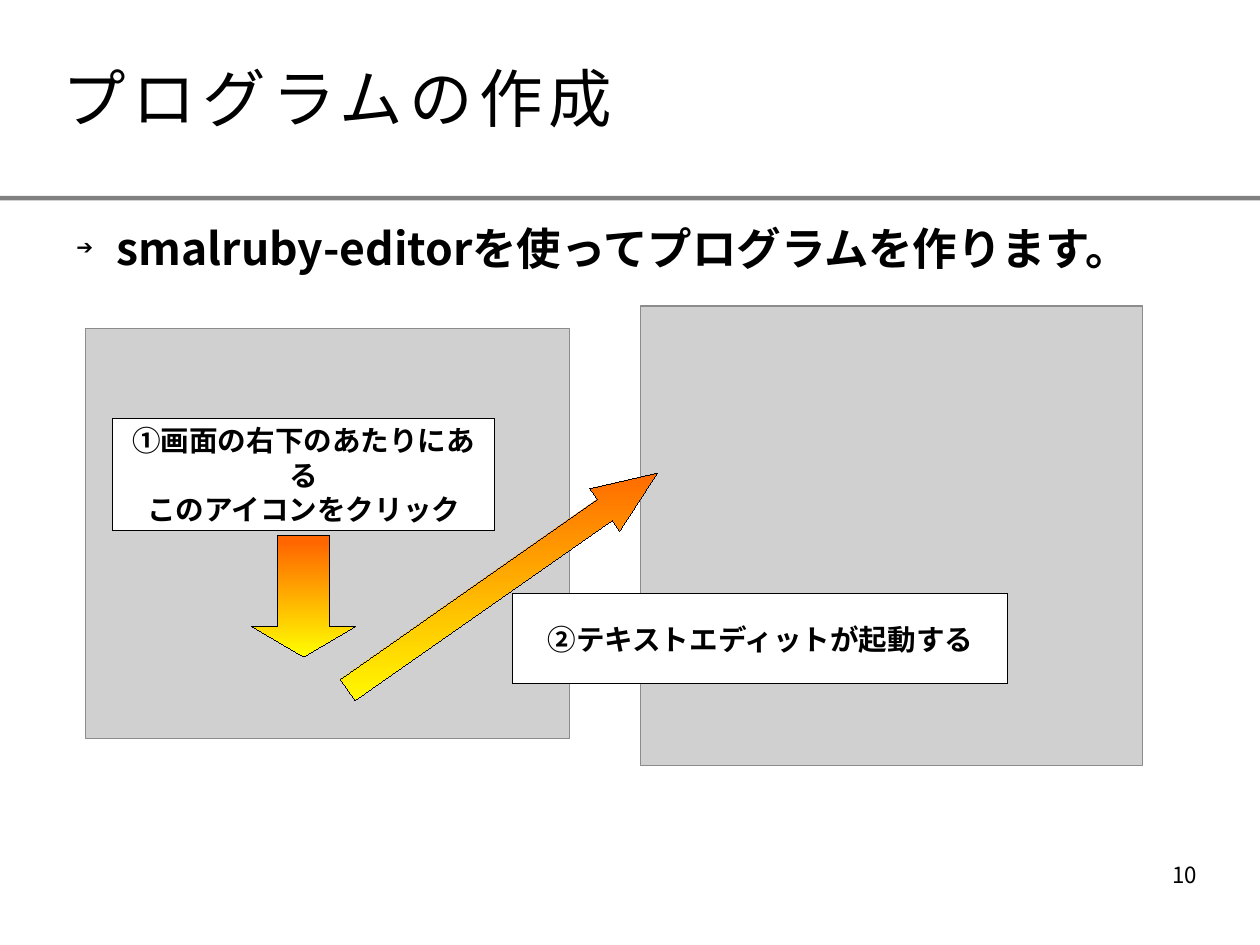
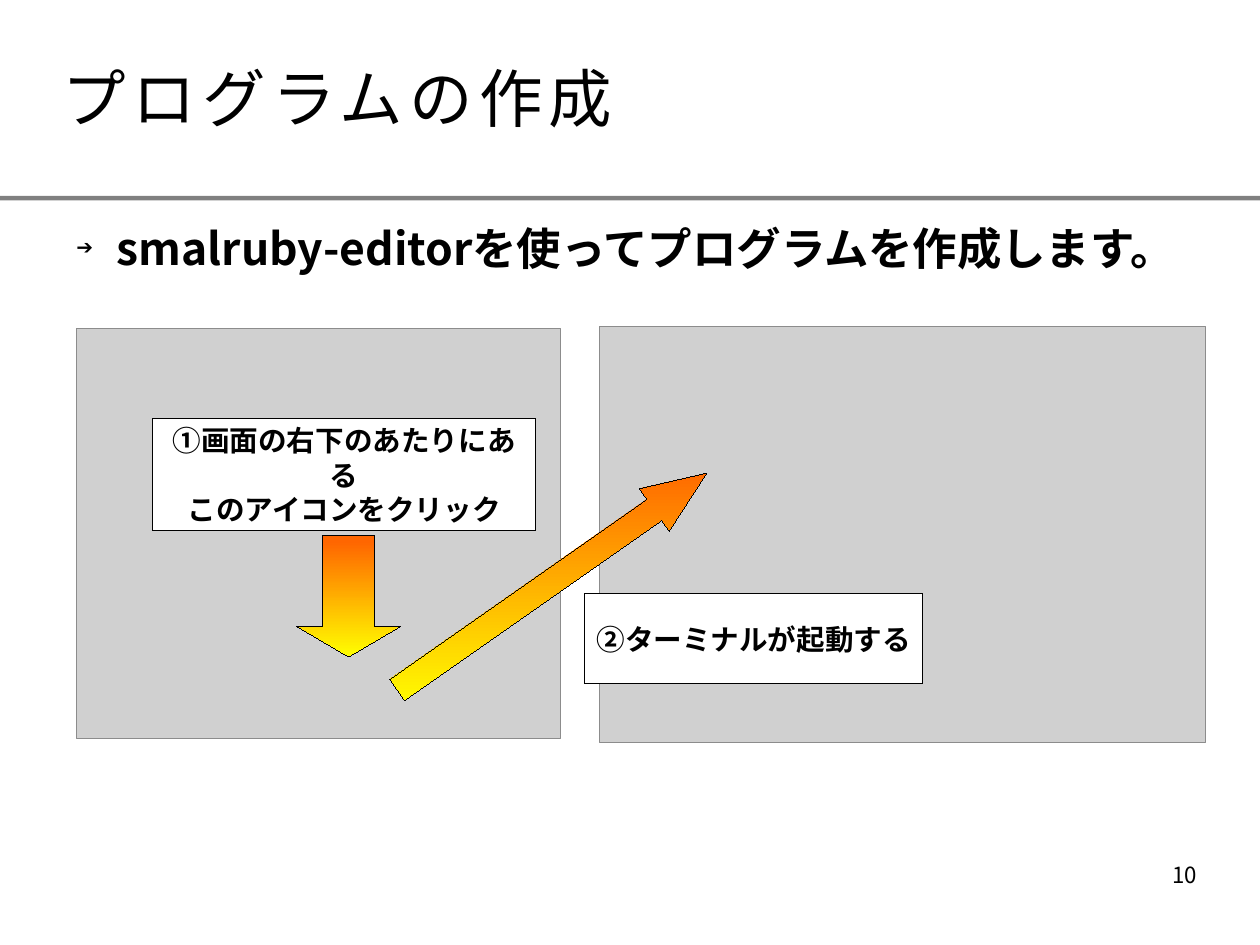
Before and after one commit to smalruby/ruby-school-mjh, a slide deck: slide 10 of mac/2014/doc/text.odp. Drawn at 1260x945 pixels with LibreOffice and Linux fonts; fonts in the diff are those of the drawing; grey boxes stand for pictures; background and template pictures are left out. Boxes give left, top, right and bottom in pixels: in the first picture for what was removed or moved away, otherwise in the second. Text is boxed around its words. In the diff, an @@ line names an element or a change of style, - is before the commit and + after.

Commit message:
テキストを更新

```diff
--- a/mac/2014/doc/text.odp
+++ b/mac/2014/doc/text.odp
@@ text at bbox=[117, 226, 1175, 275]: text changed @@
-➔ smalruby-editorを使ってプログラムを作ります。
+➔ smalruby-editorを使ってプログラムを作成します。
@@ picture: place and size @@
-picture at bbox=[86, 328, 571, 739]
+picture at bbox=[77, 328, 561, 739]
@@ picture: place and size @@
-picture at bbox=[641, 306, 1143, 766]
+picture at bbox=[599, 327, 1206, 743]
@@ rectangle "①画面の右下のあたりにある": place and size @@
-rectangle "①画面の右下のあたりにある" at bbox=[112, 418, 495, 531]
+rectangle "①画面の右下のあたりにある" at bbox=[153, 418, 536, 531]
@@ down arrow: place and size @@
-down arrow at bbox=[333, 452, 672, 711]
+down arrow at bbox=[382, 452, 721, 711]
@@ down arrow: place and size @@
-down arrow at bbox=[252, 536, 356, 657]
+down arrow at bbox=[297, 535, 401, 656]
@@ rectangle removed at bbox=[513, 595, 1008, 685] @@
-②テキストエディットが起動する
@@ rectangle added at bbox=[585, 595, 923, 685], fill #FFFFFF, outline #000000 0 pt, 18 pt, text #000000, bold @@
+②ターミナルが起動する
```
Also in this commit, not shown: 4 other slides changed, 2 slides added, 1 slide removed.
